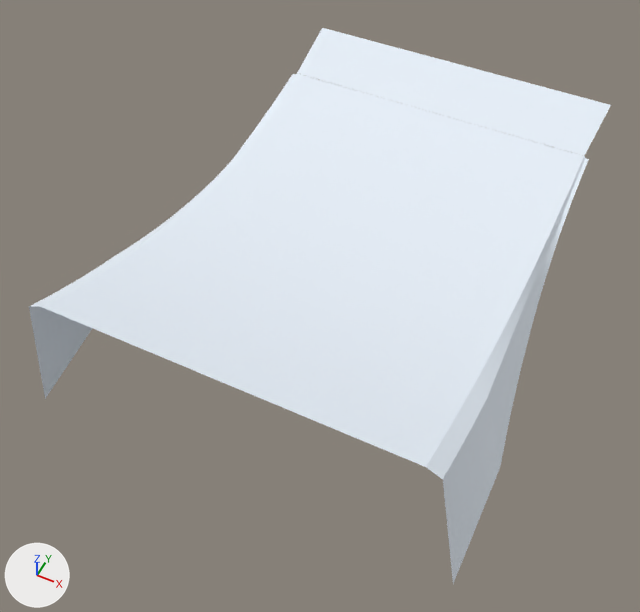
The Blender file ArtSource/Blender/JumpLarge.blend, before and after one commit.
Before and after are seen from a 50 mm lens placed at (13.4, -41.6, 31.2), pointed at (-0.7, -13.4, -4.0). Arrows for +X, +Y and +Z are at lower left; the lights stay in place. The picture after the commit comes second. Objects named as collision shapes, trigger or cutter boxes, shadow casters or lower levels of detail are left out.

Names of what the first picture shows: 'Visual_JumpLarge'.
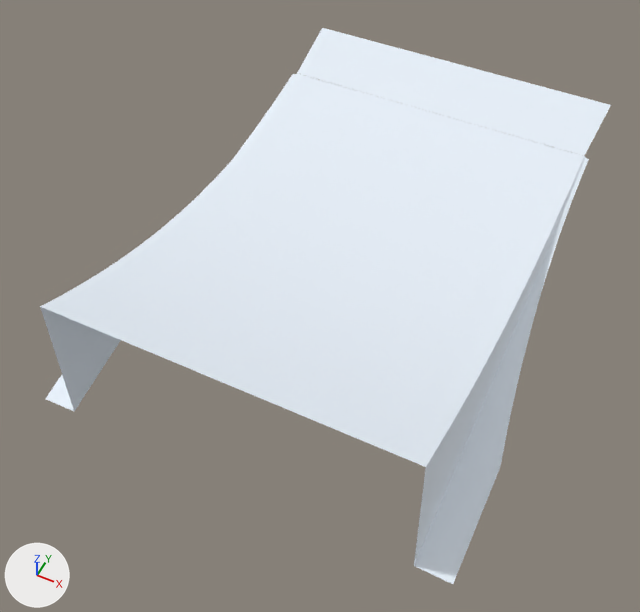
Changed parts and their boxes (x1, y1, x2, y2) in the pictures (640 x 612 px; the box of a moved part takes in the faces that stretch with it):
'Visual_JumpLarge', reshaped
    before: (29, 28, 611, 583)
    after: (40, 28, 611, 584)
part 1 of me_continuoussnowsurface_004, moved or reshaped
    before: (426, 206, 568, 583)
    after: (414, 206, 568, 584)
part 2 of me_continuoussnowsurface_004, moved or reshaped
    before: (29, 118, 266, 399)
    after: (40, 118, 266, 411)

The change in detail:
me_continuoussnowsurface_004 has 780 vertices, 481 faces and spans x -11.1..11.1, y -24.0..4.0, z -5.6..2.5.
me_continuoussnowsurface_004 is used by ob_visual_jumplarge; location (0.0, 0.0, 0.0).
me_continuoussnowsurface_004 part 1: 77 of the vertices in x 9.1..9.7, y -24.0..-4.0, z -1.3..2.1 are multiplied about their middle by the matrix ((-0.131, -0.01, -0.026), (0.0, 1.0, 0.0), (-0.018, 0.229, -0.003)), then moved by (-0.2, 0.0, -3.7).
me_continuoussnowsurface_004 part 2: 77 of the vertices in x -9.7..-9.1, y -24.0..-4.0, z -1.3..2.1 are multiplied about their middle by the matrix ((-0.131, 0.01, 0.026), (0.0, 1.0, 0.0), (0.018, 0.229, -0.003)), then moved by (0.2, 0.0, -3.7).
